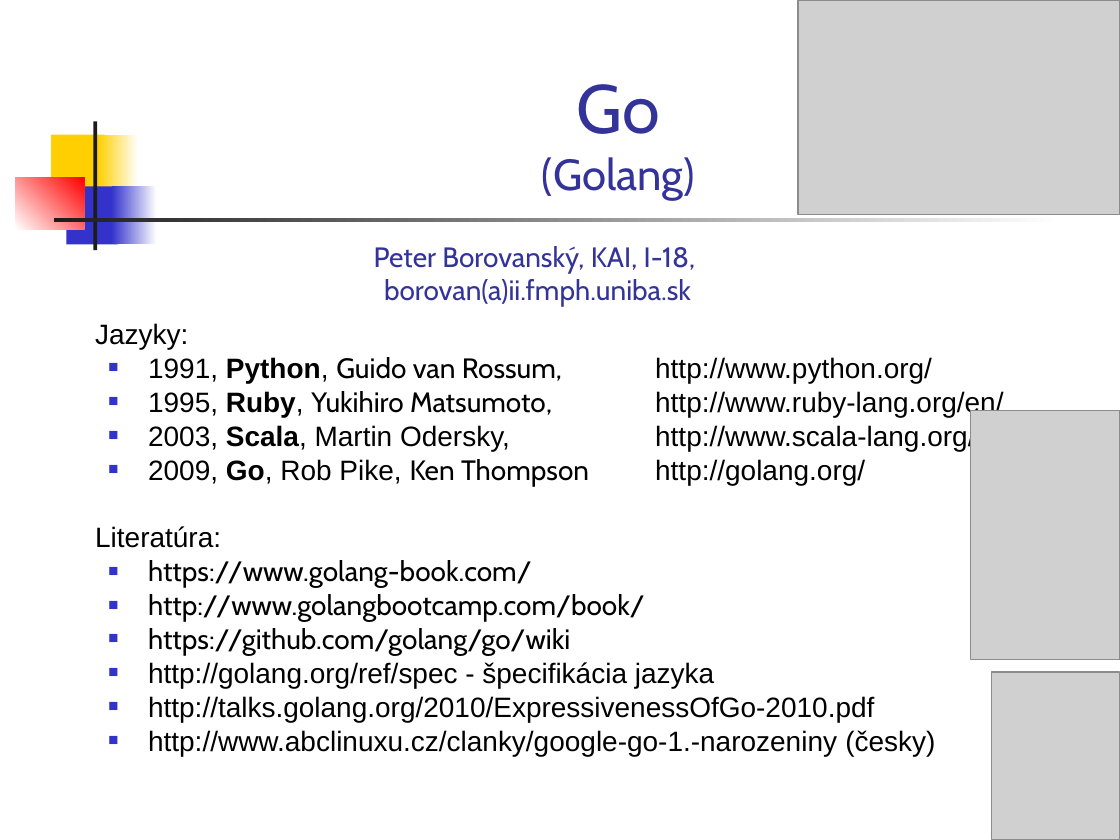
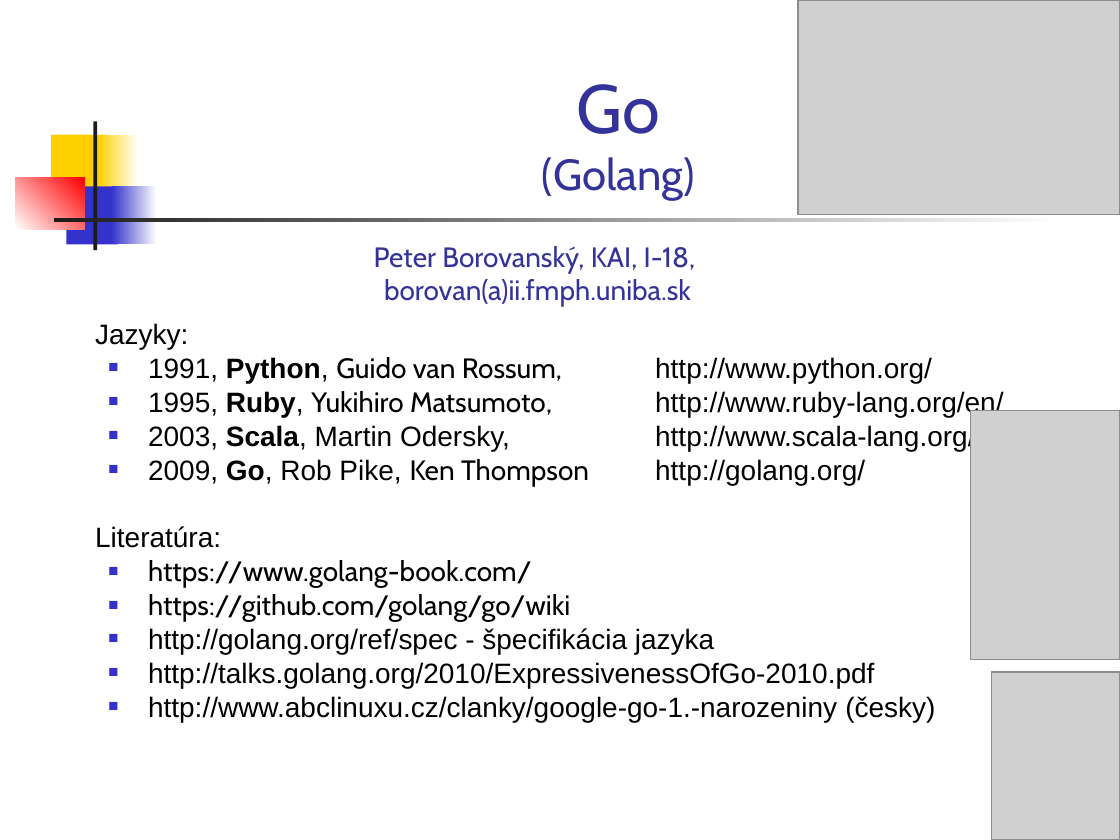
Before and after one commit to paradigmy/Prednasky, a slide deck: slide 1 of 02/go1.ppt. Drawn at 1120x840 pixels with LibreOffice and Linux fonts; fonts in the diff are those of the drawing; grey boxes stand for pictures. Boxes give left, top, right and bottom in pixels: in the first picture for what was removed or moved away, otherwise in the second. Text is boxed around its words. In the diff, an @@ line names an element or a change of style, - is before the commit and + after.

```diff
--- a/02/go1.ppt
+++ b/02/go1.ppt
@@ text at [148, 594, 645, 622]: paragraph removed @@
-■ http://www.golangbootcamp.com/book/
```
Also in this commit, not shown: 3 other slides changed, 1 other file.
